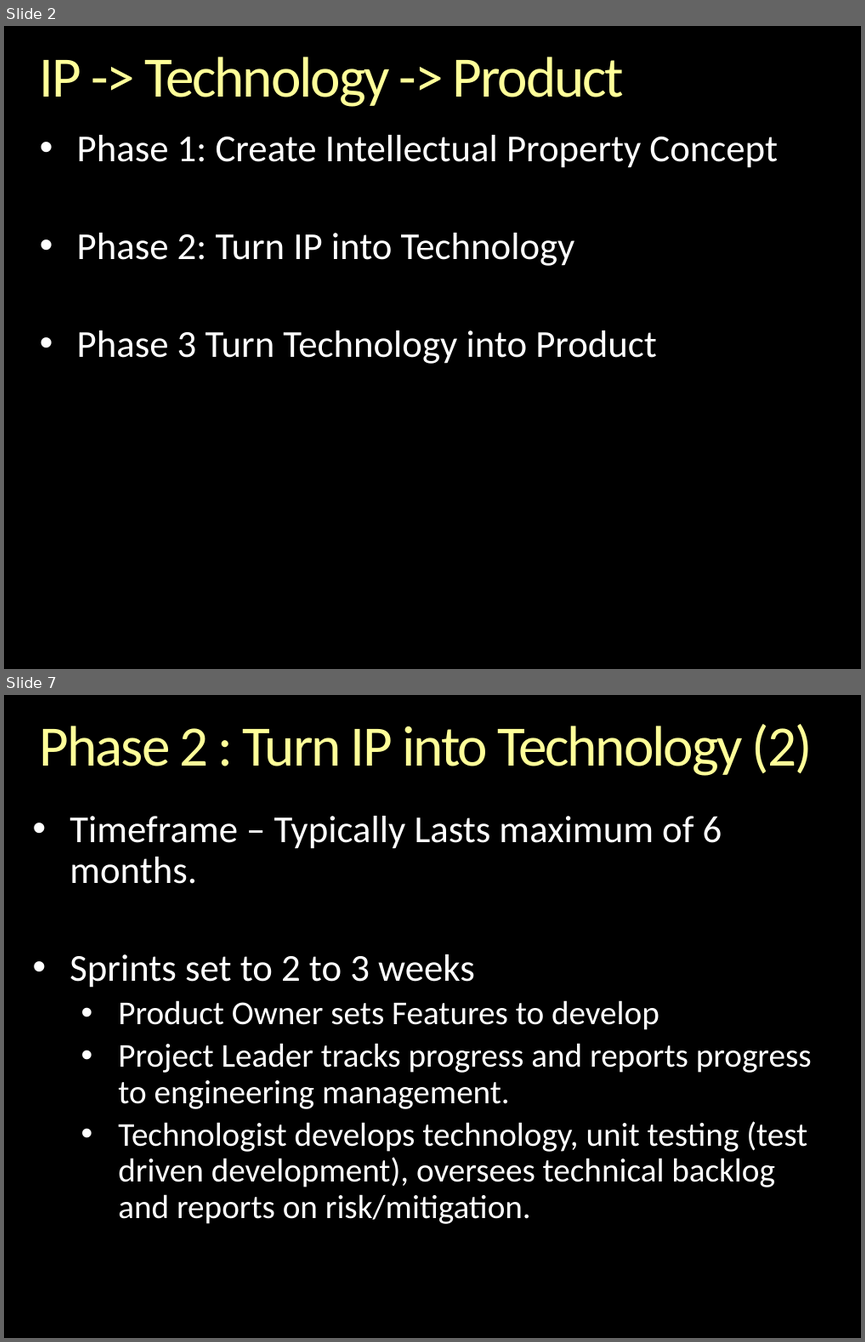
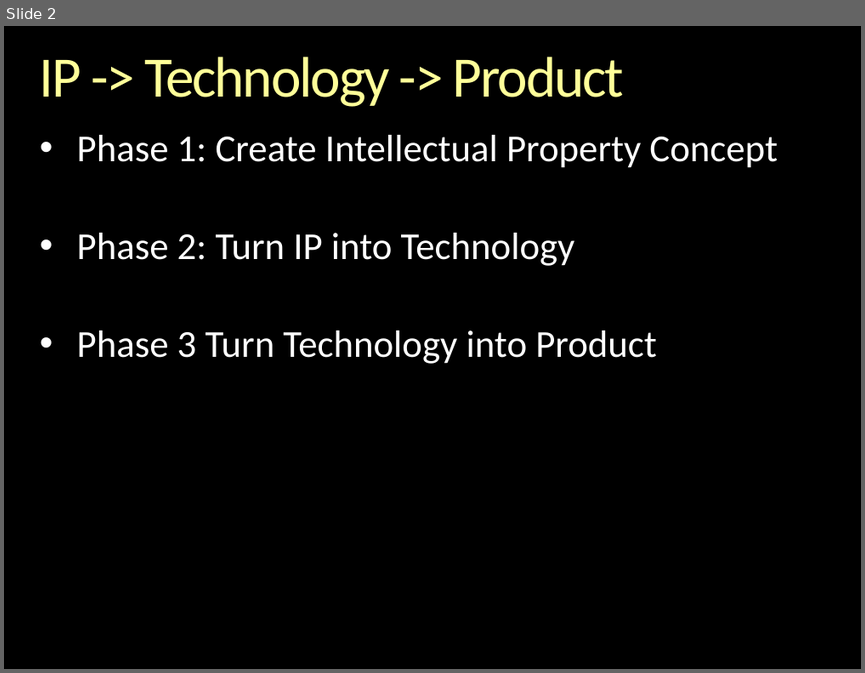
Before and after one commit to andrewferlitsch/epipog-nosql, a slide deck: sprints/Methodology.pptx. Shown one above the other, each under a label of ours: slides 2 and 7 before the commit, slide 2 after it; the slides between them are not shown. The pictures are 865x1342 and 865x673 pixels, drawn with LibreOffice and Linux fonts; fonts in the diff are those of the drawing; background and template pictures are left out. Boxes give left, top, right and bottom in pixels: in the first picture for what was removed or moved away, otherwise in the second. Text is boxed around its words. In the diff, an @@ line names an element or a change of style, - is before the commit and + after.

```diff
--- a/sprints/Methodology.pptx
+++ b/sprints/Methodology.pptx
@@ slide 7 removed at (x1=4, y1=695, x2=861, y2=1338), background picture (left out) @@
@@ title removed at (x1=40, y1=724, x2=812, y2=776) @@
-Phase 2 : Turn IP into Technology (2)
@@ text removed at (x1=69, y1=816, x2=812, y2=1224) @@
-• Timeframe – Typically Lasts maximum of 6 months.
-• Sprints set to 2 to 3 weeks
-  • Product Owner sets Features to develop
-  • Project Leader tracks progress and reports progress to engineering management.
-  • Technologist develops technology, unit testing (test driven development), oversees technical backlog and reports on risk/mitigation.
```
Also in this commit, not shown: 7 slides changed, 1 slide added, 1 other slide removed, 1 other file.
